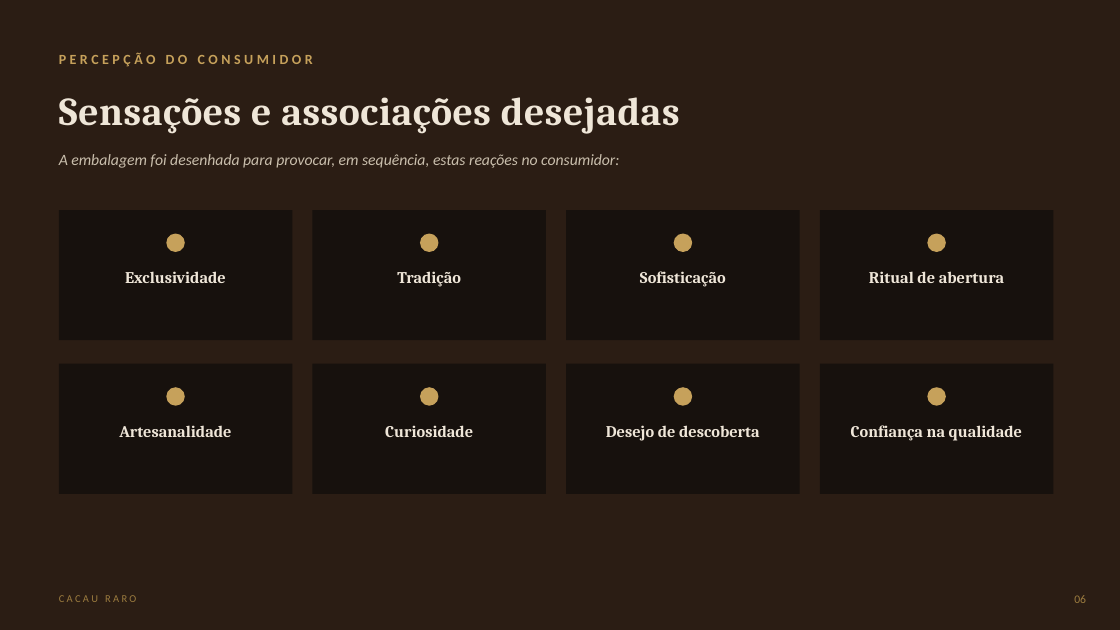
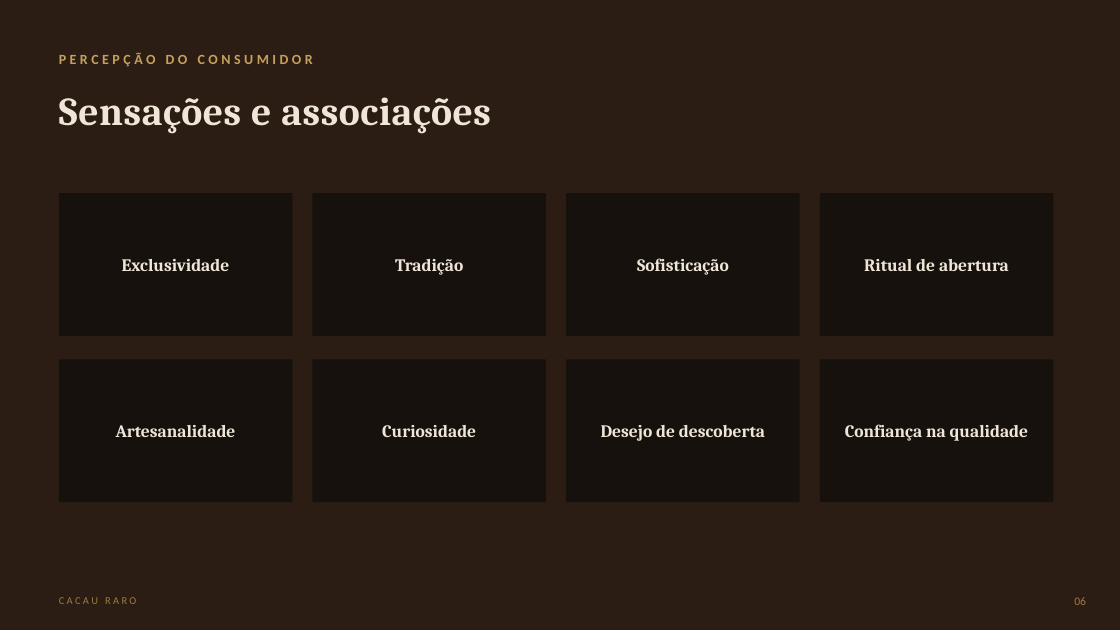
Before and after one commit to eduardamfaria-png/Trem, a slide deck: slide 6 of Cacau_Raro_Percepcao_Consumidor.pptx. Drawn at 1120x630 pixels with LibreOffice and Linux fonts; fonts in the diff are those of the drawing. Boxes give left, top, right and bottom in pixels: in the first picture for what was removed or moved away, otherwise in the second. Text is boxed around its words. In the diff, an @@ line names an element or a change of style, - is before the commit and + after.

```diff
--- a/Cacau_Raro_Percepcao_Consumidor.pptx
+++ b/Cacau_Raro_Percepcao_Consumidor.pptx
@@ text at <box>59,97,491,134</box>: text changed @@
-Sensações e associações desejadas
+Sensações e associações
@@ text removed at <box>59,154,619,168</box> @@
-A embalagem foi desenhada para provocar, em sequência, estas reações no consumidor:
@@ rectangle: place and size @@
-rectangle at <box>59,210,292,340</box>
+rectangle at <box>59,193,292,336</box>
@@ text "Exclusividade": place and size @@
-text "Exclusividade" at <box>125,271,226,283</box>
+text "Exclusividade" at <box>122,259,230,271</box>
@@ rectangle: place and size @@
-rectangle at <box>566,210,800,340</box>
+rectangle at <box>313,193,546,336</box>
@@ text "Tradição": place and size @@
-text "Tradição" at <box>397,271,461,287</box>
+text "Tradição" at <box>395,259,463,275</box>
@@ rectangle: place and size @@
-rectangle at <box>313,210,546,340</box>
+rectangle at <box>566,193,800,336</box>
@@ text "Sofisticação": place and size @@
-text "Sofisticação" at <box>640,271,726,287</box>
+text "Sofisticação" at <box>637,258,729,275</box>
@@ rectangle: place and size @@
-rectangle at <box>313,364,546,494</box>
+rectangle at <box>820,193,1054,336</box>
@@ size 14 to 15 pt; vertical alignment top to middle in 8 elements at <box>116,425,236,437</box>, <box>382,425,476,437</box>, <box>601,425,765,441</box>, <box>845,424,1029,441</box>, <box>122,259,230,271</box>, <box>395,259,463,275</box>, <box>637,258,729,275</box>, <box>864,259,1009,271</box> @@
@@ text "Ritual de abertura": place and size @@
-text "Ritual de abertura" at <box>869,271,1004,283</box>
+text "Ritual de abertura" at <box>864,259,1009,271</box>
@@ ellipse removed at <box>166,234,185,252</box> @@
@@ ellipse removed at <box>420,234,439,252</box> @@
@@ ellipse removed at <box>674,234,692,252</box> @@
@@ ellipse removed at <box>928,234,946,252</box> @@
@@ rectangle: place and size @@
-rectangle at <box>59,364,292,494</box>
+rectangle at <box>59,360,292,502</box>
@@ ellipse removed at <box>166,387,185,406</box> @@
@@ rectangle: place and size @@
-rectangle at <box>820,210,1054,340</box>
+rectangle at <box>313,360,546,502</box>
@@ ellipse removed at <box>420,387,439,406</box> @@
@@ rectangle: place and size @@
-rectangle at <box>566,364,800,494</box>
+rectangle at <box>566,360,800,502</box>
@@ ellipse removed at <box>674,387,692,406</box> @@
@@ rectangle: place and size @@
-rectangle at <box>820,364,1054,494</box>
+rectangle at <box>820,360,1054,502</box>
@@ ellipse removed at <box>928,387,946,406</box> @@
```
Also in this commit, not shown: 7 other slides changed.
